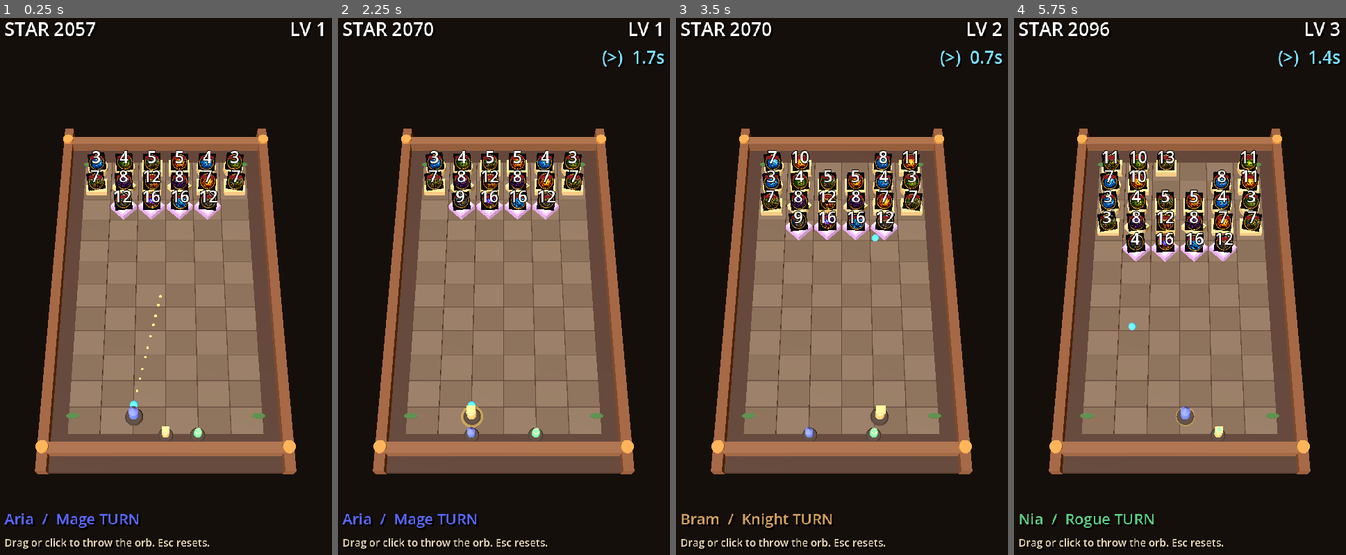
Above: before the commit, frames 1-4 (left to right).
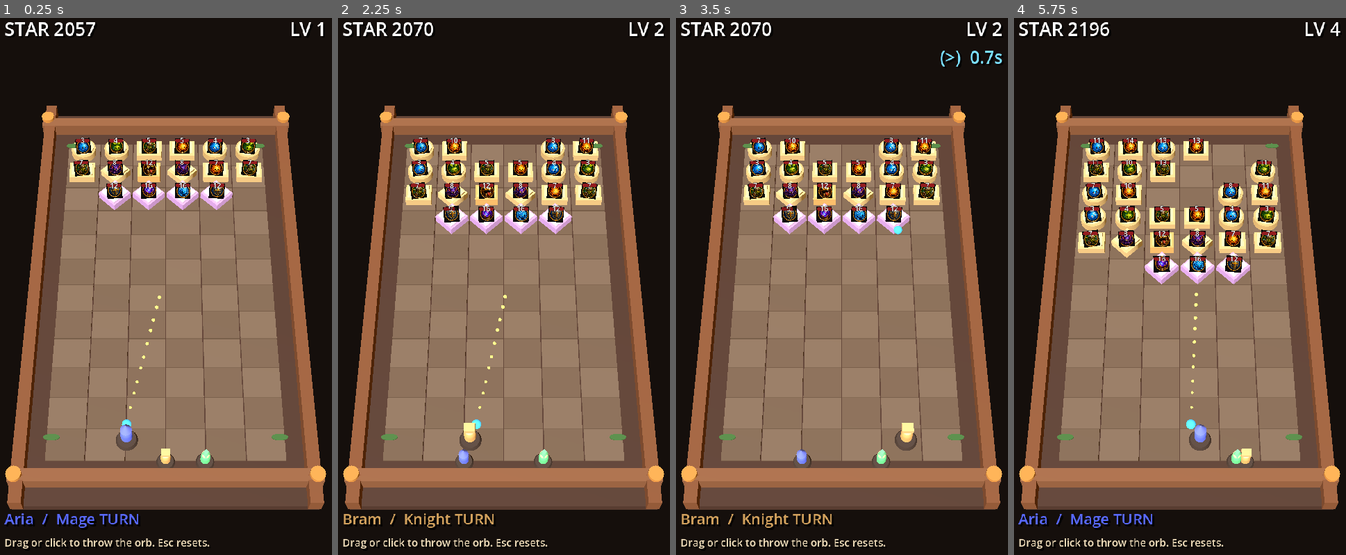
Above: after the commit, the same moments.

Repository: mungsaja/PUZ_BallPG
Game: Godot game, scene res://scenes/main.tscn
Same seed, same stepped clock (60 frames per second), same inputs: the game is played once before the commit and once after it.
Inputs (mouse positions are in pixels of both pictures, inside the frame that each line leads up to):
- Up to frame 1 (0.25 s): no input
- Up to frame 2 (2.25 s): tap Enter (ui_accept) at 0.5, 0.77, 1.25, 2 s; move the mouse to (580, 254) at 0.52 s; hold Right (ui_right) 0.53-1.25 s; click (580, 254) at 0.67 s; drag from (434, 307) to (487, 393) at 1.27 s; move the mouse to (537, 157) at 2.02 s; hold Right (ui_right) from 2.03 s (still down)
- Up to frame 3 (3.5 s): release Right (ui_right) at 2.75 s; tap Enter (ui_accept) at 2.75 s; drag from (825, 393) to (739, 200) at 2.77 s
- Up to frame 4 (5.75 s): tap Enter (ui_accept) at 3.5, 3.77, 4.25 s; move the mouse to (1282, 367) at 3.52 s; hold Left (ui_left) 3.53-4.25 s; drag from (1077, 200) to (1126, 141) at 4.27 s; move the mouse to (1196, 281) at 5.02 s; hold Left (ui_left) from 5.03 s (still down); click (1196, 281) at 5.17 s

The runs differ from the first frame. In frame 1, 38% of the frame differs, in the area x 1-99%, y 16-92%; in frame 2, 40%; in frame 3, 40%; in frame 4, 43%, in the area x 1-99%, y 0-95%.

Commit message:
Commit tuned debug defaults and load them as project fallback
- Add debug_defaults.cfg (saved debug-panel settings) to the repo
- _load_debug_defaults falls back to res://debug_defaults.cfg when no
  user:// config exists, so the committed tuning is the default on clone

Co-Authored-By: Claude Opus 4.8 <noreply@anthropic.com>

Diff:
--- /dev/null
+++ b/debug_defaults.cfg
@@ -0,0 +1,38 @@
+[angle]
+
+camera_tilt_deg=-58.0
+camera_yaw_deg=0.0
+camera_fov_deg=36.0
+camera_padding=0.92
+block_icon_height=0.52
+boss_icon_height=0.88
+block_icon_scale=0.73
+ball_speed=12.0
+ball_radius=0.18
+shooter_limit=4.2
+danger_z=5.25
+gauge_height=0.14
+gauge_offset_y=0.34
+number_size=12.0
+number_offset_y=0.34
+wall_half_width=4.9
+top_pad=1.25
+wall_top_z=-8.0
+scale_circle=1.0
+scale_square=1.0
+scale_triangle=1.0
+scale_diamond=1.0
+scale_chest=1.0
+scale_boss=1.0
+
+[rules]
+
+game_over_enabled=false
+
+[sections]
+
+view=true
+blocks=true
+board=true
+mobsize=false
+rules=false
--- a/scripts/main.gd
+++ b/scripts/main.gd
@@ -12,6 +12,7 @@
 const DEFAULT_BOSS_ICON_HEIGHT := 0.93
 const DEFAULT_ICON_SCALE := 1.0
 const DEBUG_CFG_PATH := "user://puz_ballpg_debug_camera.cfg"
+const DEFAULT_DEBUG_CFG_PATH := "res://debug_defaults.cfg"
 const DEBUG_SECTIONS := [
 	{"key": "view", "title": "VIEW / CAMERA", "specs": [
 		["camera_tilt_deg", "Cam Tilt", -78.0, -35.0, 0.5],
@@ -933,7 +934,9 @@
 
 func _load_debug_defaults() -> void:
 	var cfg := ConfigFile.new()
-	if cfg.load(DEBUG_CFG_PATH) != OK:
+	# Prefer the user's saved tweaks; otherwise fall back to the defaults committed
+	# to the project (debug_defaults.cfg).
+	if cfg.load(DEBUG_CFG_PATH) != OK and cfg.load(DEFAULT_DEBUG_CFG_PATH) != OK:
 		_sync_debug_controls()
 		_update_debug_sections()
 		return
